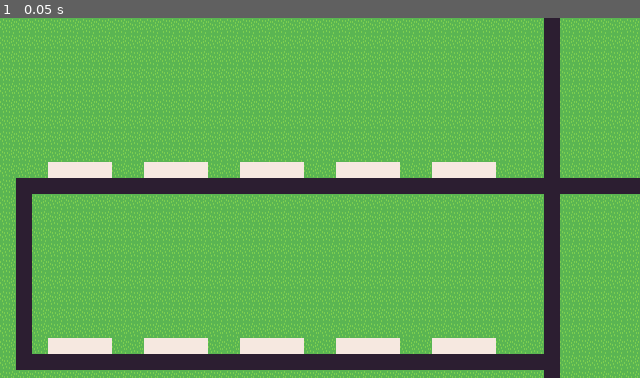
Above: before the commit, frame 1.
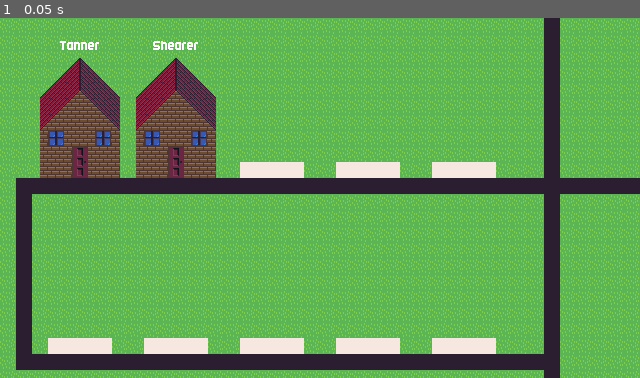
Above: after the commit, the same moment.

Repository: shlomiatia/LD58
Game: Godot game, scene res://Levels/Main.tscn
The game is run twice, just before and just after one commit, with the same random seed, the same clock (stepped at 60 frames per second) and the same inputs.
Inputs:
- Up to frame 1 (0.05 s): no input

The runs differ from the first frame. In frame 1, 7.2% of the frame differs, in the area x 6-34%, y 6-45%.

Commit message:
setup buildings

Diff:
--- a/Entities/House/Building.tscn
+++ b/Entities/Building/Building.tscn
@@ -1,7 +1,7 @@
 [gd_scene load_steps=5 format=3 uid="uid://cqxe7blllb7sq"]
 
 [ext_resource type="Texture2D" uid="uid://dxxkk6rmscm2w" path="res://Textures/house.png" id="1_akj1o"]
-[ext_resource type="Script" path="res://Entities/House/building.gd" id="1_n24b0"]
+[ext_resource type="Script" path="res://Entities/Building/building.gd" id="1_n24b0"]
 [ext_resource type="FontFile" uid="uid://df6qrekpgy2cl" path="res://Fonts/Analog Whispers FREE.ttf" id="2_ckfqw"]
 
 [sub_resource type="Theme" id="Theme_m7wwj"]
--- /dev/null
+++ b/Entities/Building/building.gd
@@ -0,0 +1,15 @@
+class_name Building extends Node2D
+
+@export var building: BuildingData:
+    set(value):
+        building = value
+        _update_label()
+
+@onready var label = $Label
+
+func _ready() -> void:
+    _update_label()
+
+func _update_label() -> void:
+    if building and is_node_ready():
+        label.text = building.building_name
--- a/Entities/House/building.gd
+++ /dev/null
@@ -1,12 +0,0 @@
-class_name House extends Node2D
-
-@onready var label = $Label
-
-# Called when the node enters the scene tree for the first time.
-func _ready() -> void:
-    pass # Replace with function body.
-
-
-# Called every frame. 'delta' is the elapsed time since the previous frame.
-func _process(delta: float) -> void:
-    pass
--- a/Levels/main.gd
+++ b/Levels/main.gd
@@ -1,11 +1,22 @@
-extends Node2D
+class_name Main extends Node2D
 
+const BUILDING_SCENE := preload("res://Entities/Building/Building.tscn")
+const SLOT_POSITIONS := [
+	Vector2(80, 160), Vector2(176, 160), Vector2(272, 160), Vector2(368, 160), Vector2(464, 160),
+	Vector2(80, 336), Vector2(176, 336), Vector2(272, 336), Vector2(368, 336), Vector2(464, 336)
+]
 
-# Called when the node enters the scene tree for the first time.
 func _ready() -> void:
-    pass # Replace with function body.
+    var all_buildings = BuildingData.get_all_buildings()
+    all_buildings.shuffle()
 
+    var selected_buildings = all_buildings.slice(0, 2)
 
-# Called every frame. 'delta' is the elapsed time since the previous frame.
-func _process(delta: float) -> void:
-    pass
+    for i in range(selected_buildings.size()):
+        place_building(selected_buildings[i], i)
+
+func place_building(building_data: BuildingData, slot_index: int) -> void:
+    var building_instance = BUILDING_SCENE.instantiate()
+    building_instance.building = building_data
+    building_instance.position = SLOT_POSITIONS[slot_index]
+    add_child(building_instance)
--- /dev/null
+++ b/Scripts/building_data.gd
@@ -0,0 +1,25 @@
+class_name BuildingData extends Node
+
+var building_name: String
+var input: String
+var output: String
+var tags: Array[String]
+
+func _init(p_name: String, p_input: String, p_output: String, p_tags: Array[String]):
+	building_name = p_name
+	input = p_input
+	output = p_output
+	tags = p_tags
+
+static func get_all_buildings() -> Array[BuildingData]:
+	return [
+		BuildingData.new("Farmer", "", "sheep", ["sheep", "wool", "milk", "meat", "food", "clothes", "drink"]),
+		BuildingData.new("Shearer", "sheep", "wool", ["sheep", "wool", "drink"]),
+		BuildingData.new("Milker", "sheep", "milk", ["sheep", "milk", "drink"]),
+		BuildingData.new("Slaughterer", "sheep", "meat", ["sheep", "meat", "food", "drink"]),
+		BuildingData.new("Fromager", "milk", "food", ["sheep", "milk", "food"]),
+		BuildingData.new("Cooker", "meat", "food", ["sheep", "meat", "food"]),
+		BuildingData.new("Weaver", "wool", "clothes", ["sheep", "wool", "clothes"]),
+		BuildingData.new("Tanner", "meat", "clothes", ["sheep", "meat", "drink"]),
+		BuildingData.new("Milkmaid", "milk", "drink", ["sheep", "milk", "drink"])
+	]
